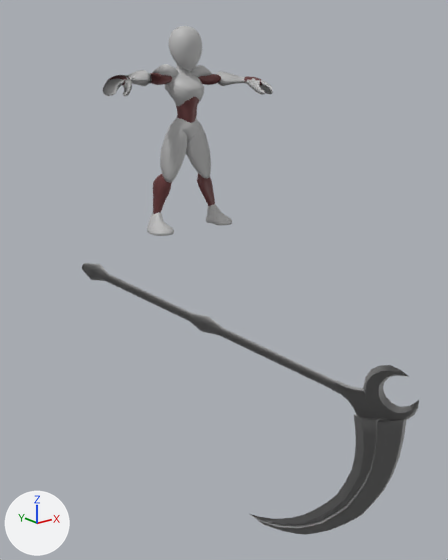
A saved change to the FBX model Assets/Animation/CharacterAnimations/HorsemanDeath_Animation_Attack.fbx.
Before and after are seen from a 50 mm lens placed at (-3.34, -4.74, 1.27), pointed at (-0.49, -1.17, -0.15). The lights are fixed; the arrows at lower left show +X, +Y and +Z. Where no turn or scale is listed for an object, it has been applied to the vertices.

Objects in the first picture: 'Anim_Animation_RigWeapon_2__1_:Scythe', 'base_mesh'.
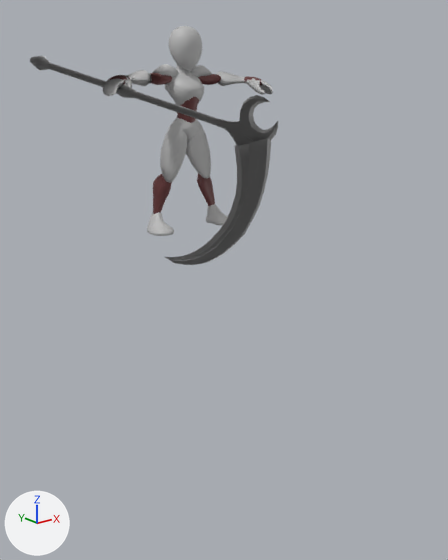
Boxes [x1, y1, x2, y2] around the edits, measured in the pictures (448 x 560 px):
'Anim_Animation_RigWeapon_2__1_:Scythe', moved: before [82, 263, 419, 535]; after [30, 56, 278, 265]

What changed in the scene script:
```text
Change ob_anim_animation_rigweapon_2__1__scythe:
    ob_anim_animation_rigweapon_2__1__scythe.location: (-0.755, -0.148, 1.252) -> (-0.334, 1.456, 2.641)
```
